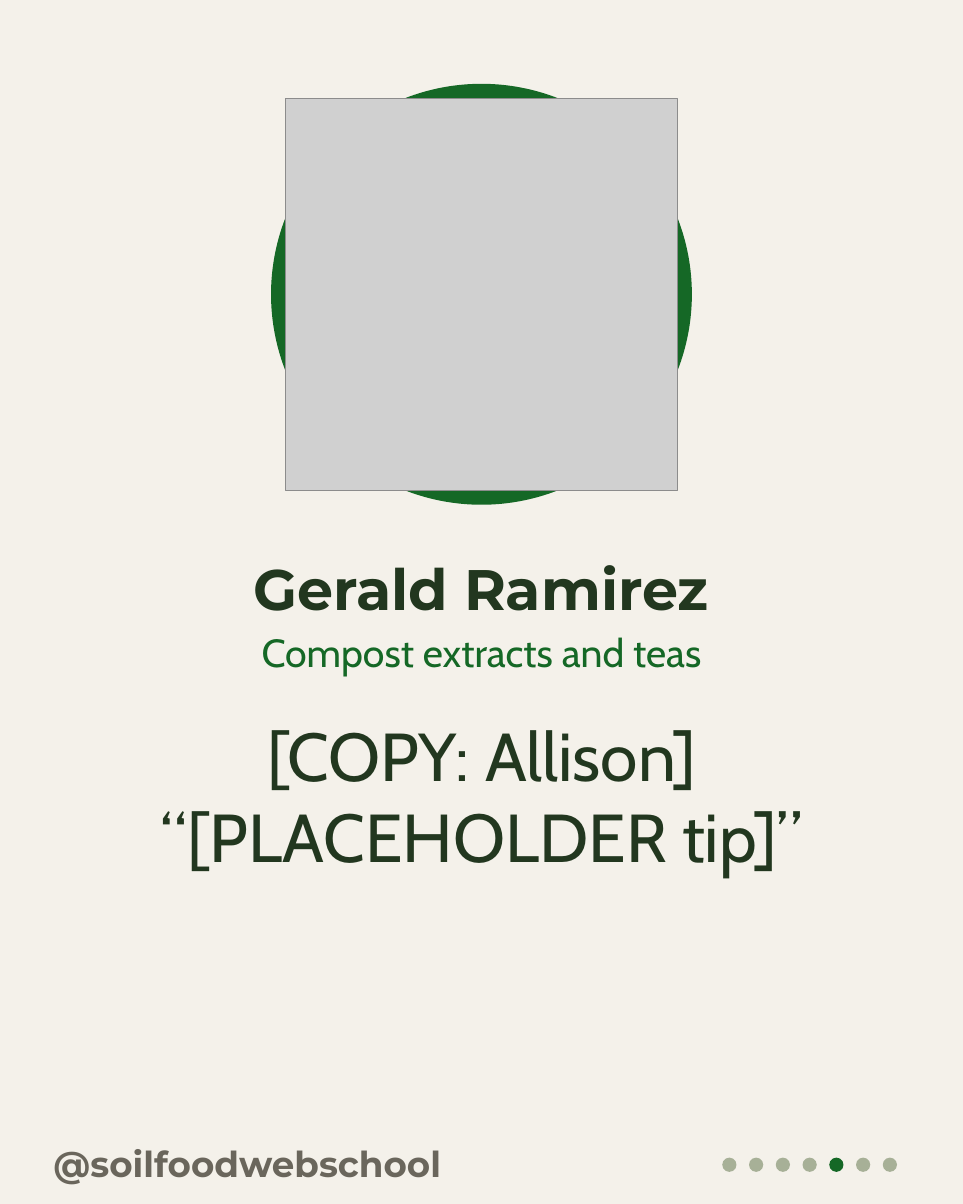
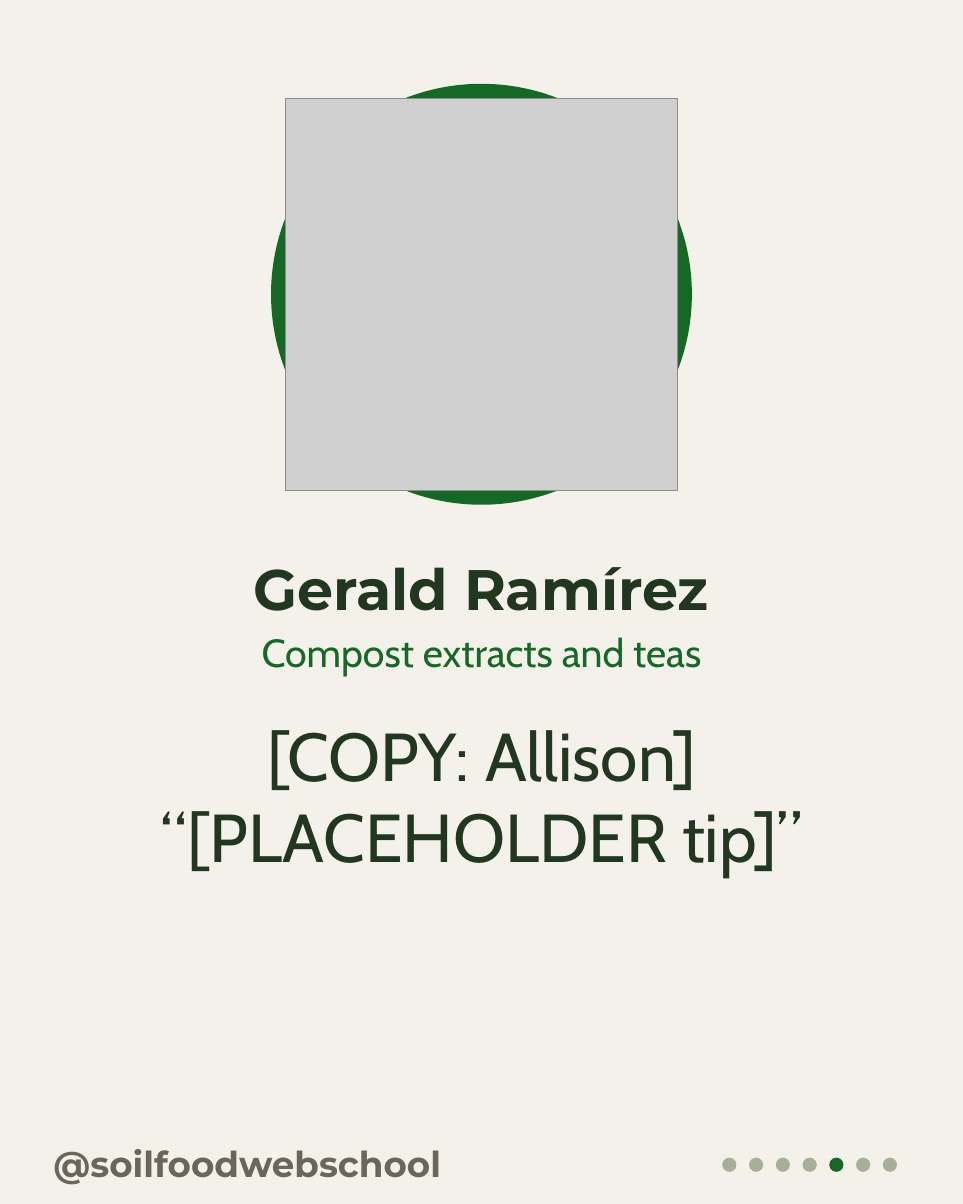
Before and after one commit to linneamoritznyc/SFW-SocialMedia, a slide deck: slide 5 of templates/carousels/posts/05-10-2026-mon-teachers-day-five-mentors.pptx. Drawn at 963x1204 pixels with LibreOffice and Linux fonts; fonts in the diff are those of the drawing; grey boxes stand for pictures. Boxes give left, top, right and bottom in pixels: in the first picture for what was removed or moved away, otherwise in the second. Text is boxed around its words. In the diff, an @@ line names an element or a change of style, - is before the commit and + after.

```diff
--- a/templates/carousels/posts/05-10-2026-mon-teachers-day-five-mentors.pptx
+++ b/templates/carousels/posts/05-10-2026-mon-teachers-day-five-mentors.pptx
@@ text at [254, 567, 709, 611]: text changed @@
-Gerald Ramirez
+Gerald Ramírez
```
Also in this commit, not shown: 44 other files.
